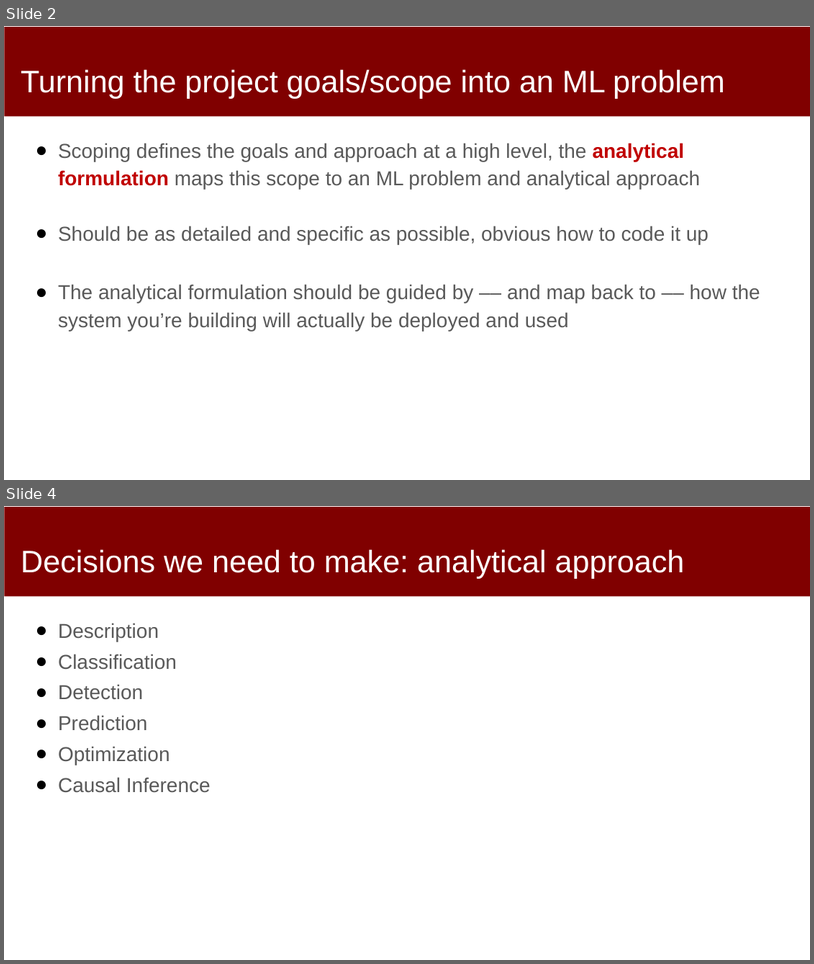
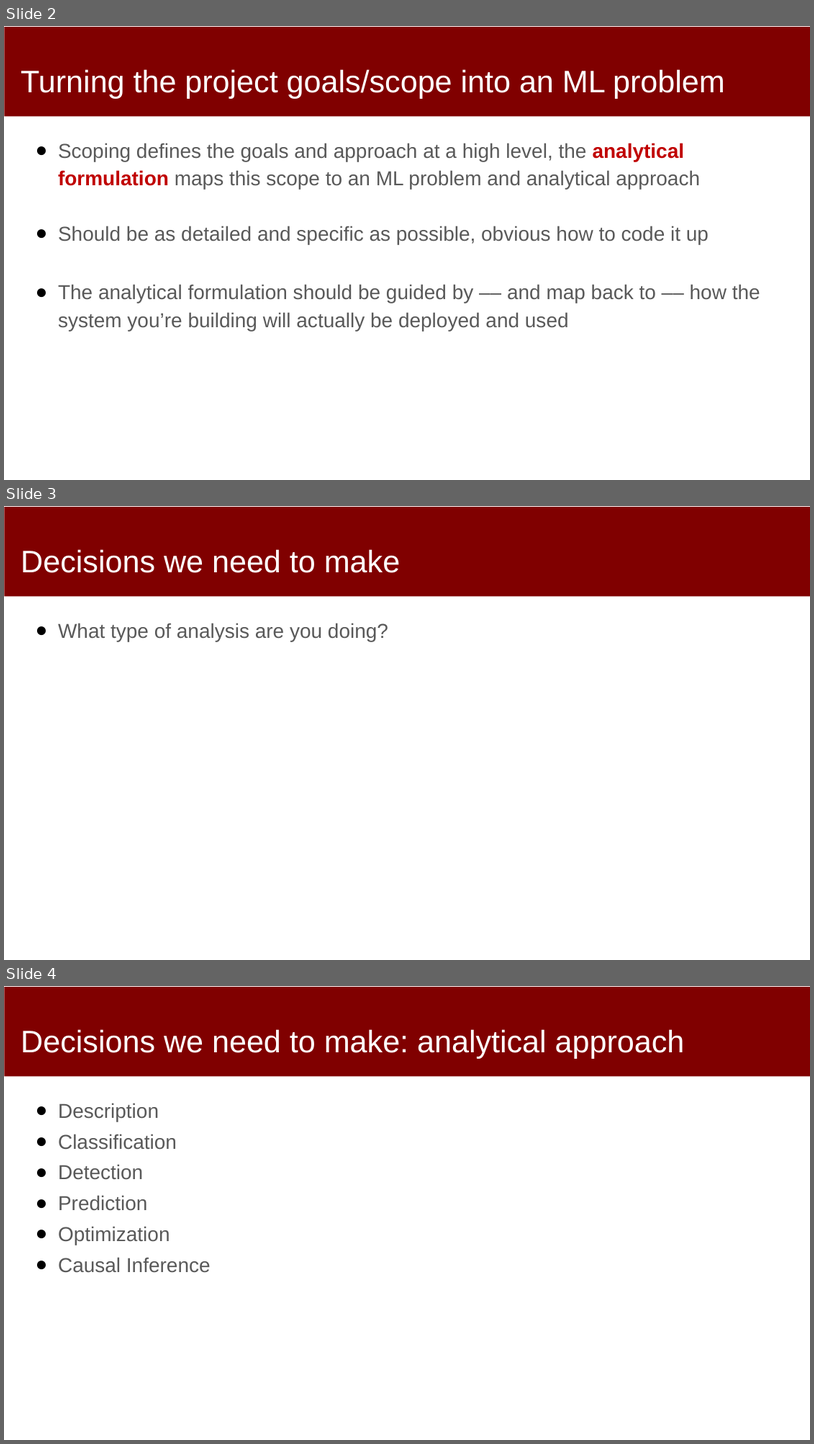
Before and after one commit to dssg/mlforpublicpolicylab, a slide deck: 03 - Data Exploration, Analytical Formulation, and Baselines/formulation-and-baselines.pptx. Shown one above the other, each under a label of ours: slides 2 and 4 before the commit, slides 2, 3 and 4 after it; the slides between them are not shown. The pictures are 814x964 and 814x1444 pixels, drawn with LibreOffice and Linux fonts; fonts in the diff are those of the drawing. Boxes give left, top, right and bottom in pixels: in the first picture for what was removed or moved away, otherwise in the second. Text is boxed around its words. In the diff, an @@ line names an element or a change of style, - is before the commit and + after.

```diff
--- a/03 - Data Exploration, Analytical Formulation, and Baselines/formulation-and-baselines.pptx
+++ b/03 - Data Exploration, Analytical Formulation, and Baselines/formulation-and-baselines.pptx
@@ slide 3 added at [4,506,810,960], background #FFFFFF; not listed: 1 template element that a slide beside it also shows @@
@@ title added at [21,549,400,573], 37 pt, text #FFFFFF @@
+Decisions we need to make
@@ text added at [58,623,388,641], 24 pt, text #595959 @@
+● What type of analysis are you doing?
```
Also in this commit, not shown: 1 slide changed, 1 other slide added.
